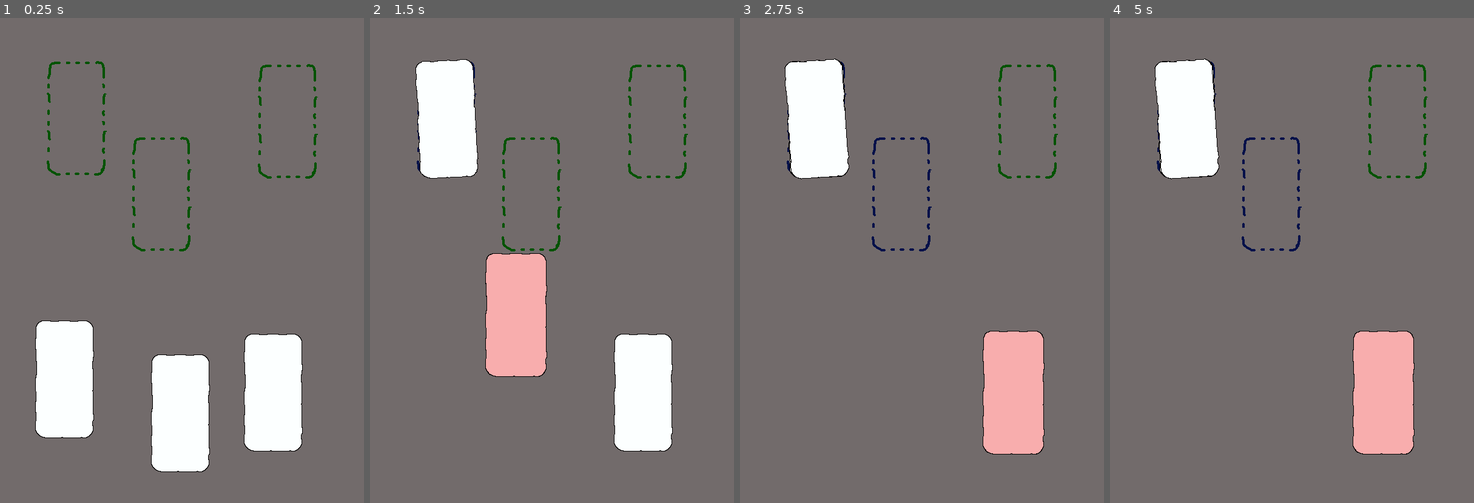
Above: before the commit, frames 1-4 (left to right).
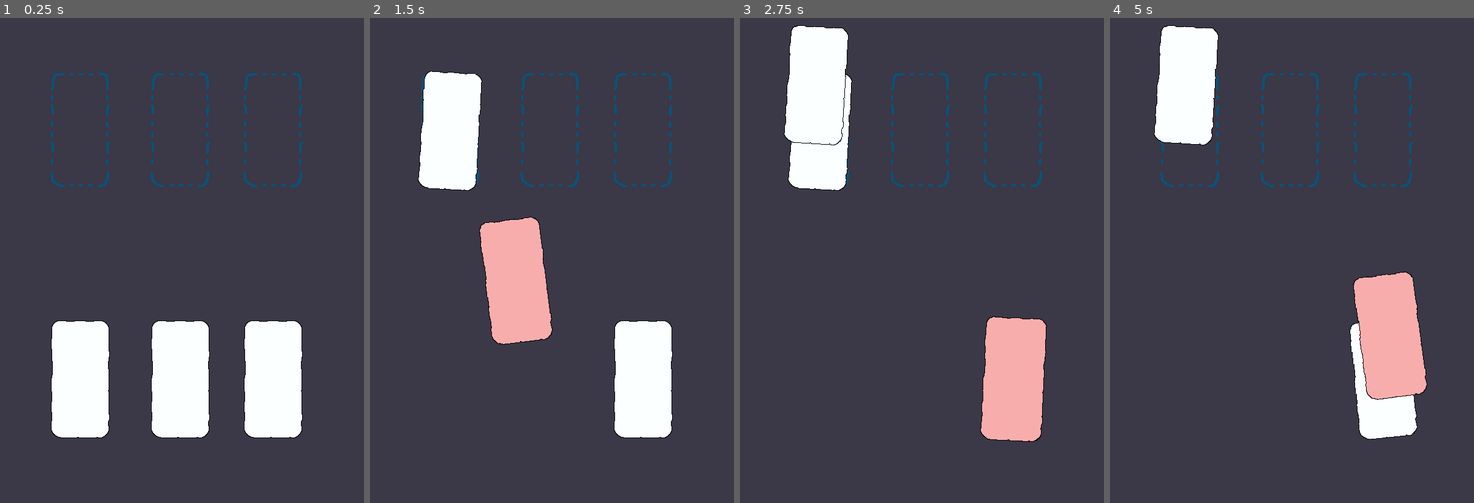
Above: after the commit, the same moments.

Repository: enricllagostera/card_system
Game: Godot game, scene res://TestScene.tscn
Same seed, same stepped clock (60 frames per second), same inputs: the game is played once before the commit and once after it.
Inputs (mouse positions are in pixels of both pictures, inside the frame that each line leads up to):
- Up to frame 1 (0.25 s): no input
- Up to frame 2 (1.5 s): tap Enter at 0.5 s; drag from (435, 376) to (446, 119) at 0.52 s; drag from (548, 410) to (446, 119) at 1.27 s
- Up to frame 3 (2.75 s): move the mouse to (1013, 391) at 2.02 s; click (1013, 391) at 2.17 s
- Up to frame 4 (5 s): tap Space at 2.75, 4.25 s; drag from (1273, 357) to (1270, 192) at 2.77 s; tap Enter at 3.5 s; move the mouse to (1401, 333) at 3.52 s; click (1401, 333) at 3.67 s; drag from (1182, 187) to (1383, 391) at 4.27 s

The runs differ from the first frame. In frame 1, 91% of the frame differs, in the area x 0-100%, y 0-100%; in frame 2, 91%; in frame 3, 93%; in frame 4, 96%.

Commit message:
better signal handling for holders and cards.

Diff:
--- a/Main.tscn
+++ /dev/null
@@ -1,20 +0,0 @@
-[gd_scene load_steps=3 format=2]
-
-[ext_resource path="res://CardSystem.tscn" type="PackedScene" id=1]
-[ext_resource path="res://MainTest.gd" type="Script" id=2]
-
-[node name="Main" type="Node"]
-script = ExtResource( 2 )
-
-[node name="CardSystem" parent="." instance=ExtResource( 1 )]
-
-[node name="Button" type="Button" parent="."]
-margin_left = 116.0
-margin_top = 164.0
-margin_right = 237.0
-margin_bottom = 193.0
-text = "Add holder"
-__meta__ = {
-"_edit_use_anchors_": false
-}
-[connection signal="button_up" from="Button" to="." method="_on_Button_button_up"]
--- a/MainTest.gd
+++ /dev/null
@@ -1,7 +0,0 @@
-extends Node
-
-
-
-func _on_Button_button_up():
-	$CardSystem.add_holder()
-	pass # Replace with function body.
--- a/TestScene.tscn
+++ b/TestScene.tscn
@@ -1,34 +1,35 @@
 [gd_scene load_steps=5 format=2]
 
-[ext_resource path="res://tall_card.tscn" type="PackedScene" id=1]
-[ext_resource path="res://holder.tscn" type="PackedScene" id=2]
+[ext_resource path="res://card-system/card.tscn" type="PackedScene" id=1]
+[ext_resource path="res://card-system/holder.tscn" type="PackedScene" id=2]
 [ext_resource path="res://audio/cardPlace3.ogg" type="AudioStream" id=3]
 [ext_resource path="res://holder_sfx_player.gd" type="Script" id=4]
 
 [node name="TestScene" type="Node2D"]
 
 [node name="Holder" parent="." instance=ExtResource( 2 )]
-margin_left = 76.181
-margin_top = 66.6584
-margin_right = 176.181
-margin_bottom = 266.658
+margin_left = 81.8039
+margin_top = 86.2991
+margin_right = 181.804
+margin_bottom = 286.299
 
 [node name="Holder2" parent="." instance=ExtResource( 2 )]
-margin_left = 216.3
-margin_top = 191.813
-margin_right = 316.3
-margin_bottom = 391.813
+margin_left = 246.562
+margin_top = 86.2991
+margin_right = 346.562
+margin_bottom = 286.299
 
 [node name="Holder3" parent="." instance=ExtResource( 2 )]
-margin_left = 424.437
-margin_top = 72.0999
-margin_right = 524.437
-margin_bottom = 272.1
+margin_left = 400.285
+margin_top = 86.2991
+margin_right = 500.285
+margin_bottom = 286.299
+capacity = 2
 
 [node name="CardDrag" parent="." instance=ExtResource( 1 )]
-margin_left = 56.1093
+margin_left = 81.8039
 margin_top = 495.845
-margin_right = 156.109
+margin_right = 181.804
 margin_bottom = 695.845
 
 [node name="CardDrag2" parent="." instance=ExtResource( 1 )]
@@ -37,19 +38,19 @@
 anchor_right = 0.5
 anchor_bottom = 0.5
 margin_left = 246.562
-margin_top = 551.62
+margin_top = 495.845
 margin_right = 346.562
-margin_bottom = 751.62
+margin_bottom = 695.845
 
 [node name="CardDrag3" parent="." instance=ExtResource( 1 )]
 margin_left = 400.285
-margin_top = 517.611
+margin_top = 495.845
 margin_right = 500.285
-margin_bottom = 717.611
+margin_bottom = 695.845
 
 [node name="AudioStreamPlayer" type="AudioStreamPlayer" parent="."]
 stream = ExtResource( 3 )
 script = ExtResource( 4 )
-[connection signal="card_dropped" from="Holder" to="AudioStreamPlayer" method="_on_Holder_card_dropped"]
-[connection signal="card_dropped" from="Holder2" to="AudioStreamPlayer" method="_on_Holder_card_dropped"]
-[connection signal="card_dropped" from="Holder3" to="AudioStreamPlayer" method="_on_Holder_card_dropped"]
+[connection signal="card_added" from="Holder" to="AudioStreamPlayer" method="_on_event_happened"]
+[connection signal="card_added" from="Holder2" to="AudioStreamPlayer" method="_on_event_happened"]
+[connection signal="card_added" from="Holder3" to="AudioStreamPlayer" method="_on_event_happened"]
--- a/tall_card.gd
+++ b/card-system/card.gd
@@ -1,12 +1,15 @@
 extends Control
 
 
-class_name DraggableCard
+class_name Card
 
 
-var is_grabbing
-var cursor_over
-var grabbed_offset
+const INTERACTION_ROTATION_RANGE := 8.0
+
+
+var _is_grabbing
+var _cursor_over
+var _grabbed_offset
 
 
 signal card_picked
@@ -14,29 +17,34 @@
 
 
 func _gui_input(event):
-	if event is InputEventMouseButton and cursor_over:
-		is_grabbing = event.pressed
+	if event is InputEventMouseButton and _cursor_over:
+		_is_grabbing = event.pressed
 		if event.pressed:
-			grabbed_offset = rect_position - get_global_mouse_position()
+			_grabbed_offset = rect_position - get_global_mouse_position()
 			print("pick")
-			emit_signal("card_picked")
+			_rotate_on_interaction()
+			emit_signal("card_picked", self)
 	if event is InputEventMouseButton:
 		if not event.pressed:
 			print("drop")
-			emit_signal("card_dropped")
+			_rotate_on_interaction()
+			emit_signal("card_dropped", self)
 
 
-func _process(delta):
-	$Visual.rect_scale = Vector2.ONE * 1.05 if cursor_over else Vector2.ONE
-	if Input.is_mouse_button_pressed(BUTTON_LEFT) and is_grabbing:
-		rect_position = get_global_mouse_position() + grabbed_offset
+func _rotate_on_interaction():
+	set_rotation(deg2rad (rand_range(-INTERACTION_ROTATION_RANGE, INTERACTION_ROTATION_RANGE)))
+
+
+func _process(_delta):
+	$Visual.rect_scale = Vector2.ONE * 1.05 if _cursor_over else Vector2.ONE
+	if Input.is_mouse_button_pressed(BUTTON_LEFT) and _is_grabbing:
+		rect_position = get_global_mouse_position() + _grabbed_offset
 
 
 func _ready():
 	rect_pivot_offset = rect_size / 2
 	$Visual.rect_pivot_offset = rect_size / 2
 	$Sensor.position = rect_pivot_offset
-	$Sensor
 	connect("mouse_entered", self, "_on_mouse_entered")
 	connect("mouse_exited", self, "_on_mouse_exited")
 	$Sensor.connect("area_entered", self, "_on_card_entered_area")
@@ -45,25 +53,24 @@
 
 
 func _on_mouse_entered():
-	cursor_over = true
+	_cursor_over = true
 	get_parent().move_child(self, get_parent().get_child_count()-1)
 	$AnimationPlayer.play("hover")
 
 
 func _on_mouse_exited():
-	cursor_over = false
+	_cursor_over = false
 	$AnimationPlayer.play("idle")
 
 
 func _on_card_entered_area(area):
 	if area is HolderArea:
 		area.holder.emit_signal("card_entered", self)
-		self.connect("card_dropped", area.holder, "_on_card_dropped", [self])
-		print("card entered holder")
-
 
 func _on_card_exited_area(area):
 	if area is HolderArea:
 		area.holder.emit_signal("card_exited", self)
-		self.disconnect("card_dropped", area.holder, "_on_card_dropped")
-		print("card exited holder")
+
+
+func overlaps(holder) -> bool:
+	return $Sensor.overlaps_area (holder.get_sensor())
--- a/tall_card.tscn
+++ b/card-system/card.tscn
@@ -1,7 +1,7 @@
 [gd_scene load_steps=6 format=2]
 
 [ext_resource path="res://images/tall-card.png" type="Texture" id=1]
-[ext_resource path="res://tall_card.gd" type="Script" id=2]
+[ext_resource path="res://card-system/card.gd" type="Script" id=2]
 
 [sub_resource type="Animation" id=1]
 resource_name = "hover"
@@ -39,7 +39,7 @@
 [sub_resource type="RectangleShape2D" id=3]
 extents = Vector2( 50, 100 )
 
-[node name="DraggableCard" type="Control"]
+[node name="Card" type="Control"]
 margin_left = -50.0
 margin_top = -100.0
 margin_right = 50.0
--- /dev/null
+++ b/card-system/holder.gd
@@ -0,0 +1,97 @@
+extends Control
+
+
+class_name Holder
+
+
+var _is_hover = false
+var _is_on_holder = false
+var _cards = []
+
+
+export(int) var capacity = 1
+export(bool) var snap_on_drop = true
+
+
+signal card_added
+signal card_entered
+signal card_exited
+signal card_removed
+
+
+func _ready():
+	rect_pivot_offset = rect_size / 2
+	$Sensor.holder = self
+	$Sensor.position = rect_pivot_offset
+	$Visual.rect_pivot_offset = rect_pivot_offset
+	_is_hover = false
+	connect("card_entered", self, "_on_card_entered")
+	connect("card_exited", self, "_on_card_exited")
+	connect("card_removed", self, "_on_card_removed")
+
+
+func _highlight_top_card():
+	if _cards.size() == 0:
+		return
+	for card in _cards:
+		card.mouse_filter = MOUSE_FILTER_IGNORE
+		card.modulate = Color.black
+	_cards.back().modulate = Color.white
+	_cards.back().mouse_filter = MOUSE_FILTER_STOP
+
+
+func _snap(card):
+	if snap_on_drop:
+		$Tween.interpolate_property(card, "rect_position", card.rect_position, self.rect_global_position, 0.1, Tween.TRANS_SINE)
+		$Tween.start()
+
+
+func _add_card(card):
+	_cards.append(card)
+	_snap(card)
+	_highlight_top_card()
+	print("added card: ", card)
+	emit_signal("card_added")
+
+
+func _on_card_entered(card):
+	if not has_card(card):
+		card.connect("card_dropped", self, "_on_card_dropped")
+
+func _on_card_exited(card):
+	if not has_card(card):
+		card.disconnect("card_dropped", self, "_on_card_dropped")
+
+
+func _on_card_removed(card):
+	card.disconnect("card_dropped", self, "_on_card_dropped")
+	print("card removed: ", str(card))
+	if _cards.size() > 0 and card == _cards.back():
+		_cards.pop_back()
+	card.modulate = Color.white
+	_highlight_top_card()
+
+
+func _on_card_dropped(card):
+	print("card dropped: ", str(card))
+
+	if not has_card(card) and _cards.size() + 1 <= capacity:
+		_add_card(card)
+		return
+
+	if has_card(card):
+		if card.overlaps(self):
+			print("card already on holder: ", str(card))
+			_snap(card)
+			_highlight_top_card()
+			return
+		emit_signal("card_removed", card)
+		return;
+
+
+func get_sensor():
+	return $Sensor
+
+
+func has_card(card):
+	return _cards.has(card)
--- a/holder.tscn
+++ b/card-system/holder.tscn
@@ -1,8 +1,9 @@
 [gd_scene load_steps=5 format=2]
 
 [ext_resource path="res://images/tall-holder.png" type="Texture" id=1]
-[ext_resource path="res://holder.gd" type="Script" id=2]
-[ext_resource path="res://holder_area.gd" type="Script" id=3]
+[ext_resource path="res://card-system/holder.gd" type="Script" id=2]
+[ext_resource path="res://card-system/holder_area.gd" type="Script" id=3]
+
 
 [sub_resource type="RectangleShape2D" id=1]
 extents = Vector2( 50, 100 )
--- a/holder_area.gd
+++ b/card-system/holder_area.gd
@@ -2,4 +2,4 @@
 
 class_name HolderArea
 
-var holder: Holder
+var holder:Holder
--- a/card.gd
+++ /dev/null
@@ -1,17 +0,0 @@
-class_name Card
-extends Control
-
-enum Reveal {
-	FACE_DOWN,
-	FACE_UP,
-}
-
-enum Action {
-	IDLE,
-	SELECTED
-}
-
-export(Reveal) var reveal = Reveal.FACE_DOWN
-export(Action) var action = Action.IDLE
-
-var id
--- a/card.tscn
+++ /dev/null
@@ -1,23 +0,0 @@
-[gd_scene load_steps=3 format=2]
-
-[ext_resource path="res://card.gd" type="Script" id=1]
-
-[sub_resource type="StyleBoxFlat" id=1]
-bg_color = Color( 0.819608, 0.356863, 0.356863, 1 )
-
-[node name="Card" type="Panel"]
-anchor_left = 0.5
-anchor_top = 0.5
-anchor_right = 0.5
-anchor_bottom = 0.5
-margin_left = -300.0
-margin_top = -400.0
-margin_right = -160.0
-margin_bottom = -200.0
-size_flags_horizontal = 0
-size_flags_vertical = 0
-custom_styles/panel = SubResource( 1 )
-script = ExtResource( 1 )
-__meta__ = {
-"_edit_use_anchors_": false
-}
--- a/card_holder.gd
+++ /dev/null
@@ -1,8 +0,0 @@
-extends Control
-
-var card:Card = null
-
-func _process(delta):
-	if not card:
-		return
-	card.rect_position = lerp(card.rect_position, rect_position, delta * 10)
--- a/card_holder.tscn
+++ /dev/null
@@ -1,17 +0,0 @@
-[gd_scene load_steps=3 format=2]
-
-[ext_resource path="res://card_holder.gd" type="Script" id=1]
-
-[sub_resource type="StyleBoxFlat" id=1]
-
-[node name="Holder" type="Panel"]
-margin_right = 140.0
-margin_bottom = 200.0
-rect_min_size = Vector2( 140, 170 )
-size_flags_horizontal = 0
-size_flags_vertical = 0
-custom_styles/panel = SubResource( 1 )
-script = ExtResource( 1 )
-__meta__ = {
-"_edit_use_anchors_": false
-}
--- a/card_system.gd
+++ /dev/null
@@ -1,68 +0,0 @@
-extends Control
-
-
-export(int) var holder_count = 3
-export(PackedScene) var holder_prefab
-export (PackedScene) var card_prefab
-
-
-var _holders := []
-var _hand := []
-
-
-func _ready():
-	var holder_distance_x = rect_size.x / holder_count
-	for i in range(0, holder_count):
-		var new_holder = holder_prefab.instance()
-		add_child(new_holder)
-		var offset_x = (holder_distance_x - new_holder.rect_size.x) /2
-		new_holder.rect_position = Vector2(i * holder_distance_x + offset_x, 0)
-		new_holder.connect("mouse_entered", self, "_on_holder_mouse_entered", [new_holder]
-		)
-		new_holder.connect("mouse_exited", self, "_on_holder_mouse_exited", [new_holder])
-		_holders.append(new_holder)
-
-
-func add_card():
-	var empty_card_index = _find_empty_holder()
-	if empty_card_index < 0:
-		return
-
-	var new_card = card_prefab.instance() as Card
-	new_card.id = OS.get_unique_id()
-	_hand.append(new_card)
-	_holders[empty_card_index].card = new_card
-	add_child(new_card)
-
-
-func remove_card_at(index):
-	if index < 0 or index > _hand.size():
-		return
-
-	var removed_card = _hand[index]
-	_hand.remove(index)
-	_holders[index].card = null
-	remove_child(removed_card)
-
-
-func _find_empty_holder() -> int:
-	for i in range(_holders.size()):
-		if _holders[i].card == null:
-			return i
-	return -1
-
-
-func _on_holder_mouse_entered(holder):
-	holder.rect_position.y -= 10
-
-
-func _on_holder_mouse_exited(holder):
-	holder.rect_position.y = 0
-
-
-func _on_AddCardButton_button_down():
-	add_card()
-
-
-func _on_RemoveCardButton_button_down():
-	remove_card_at(_hand.size()-1)
--- a/card_system.tscn
+++ /dev/null
@@ -1,42 +0,0 @@
-[gd_scene load_steps=4 format=2]
-
-[ext_resource path="res://card_system.gd" type="Script" id=1]
-[ext_resource path="res://card_holder.tscn" type="PackedScene" id=2]
-[ext_resource path="res://card.tscn" type="PackedScene" id=3]
-
-[node name="CardSystem" type="Control"]
-anchor_top = 1.0
-anchor_bottom = 1.0
-margin_top = -200.0
-margin_right = 600.0
-size_flags_horizontal = 0
-size_flags_vertical = 0
-script = ExtResource( 1 )
-__meta__ = {
-"_edit_use_anchors_": false
-}
-holder_count = 4
-holder_prefab = ExtResource( 2 )
-card_prefab = ExtResource( 3 )
-
-[node name="AddCardButton" type="Button" parent="."]
-margin_left = 85.0
-margin_top = -301.0
-margin_right = 195.0
-margin_bottom = -258.0
-text = "Add card to hand"
-__meta__ = {
-"_edit_use_anchors_": false
-}
-
-[node name="RemoveCardButton" type="Button" parent="."]
-margin_left = 237.735
-margin_top = -301.0
-margin_right = 384.735
-margin_bottom = -258.0
-text = "Remove card from hand"
-__meta__ = {
-"_edit_use_anchors_": false
-}
-[connection signal="button_down" from="AddCardButton" to="." method="_on_AddCardButton_button_down"]
-[connection signal="button_down" from="RemoveCardButton" to="." method="_on_RemoveCardButton_button_down"]
--- a/holder.gd
+++ /dev/null
@@ -1,50 +0,0 @@
-extends Control
-
-class_name Holder
-
-var _is_hover = false
-
-export(bool) var snap_on_drop = true
-
-signal card_entered
-signal card_exited
-signal card_dropped
-
-
-func _ready():
-	$Sensor.holder = self
-	rect_pivot_offset = rect_size / 2
-	$Visual.rect_pivot_offset = rect_size / 2
-	$Sensor.position = rect_pivot_offset
-	$Sensor.connect("area_entered", self, "_on_card_entered")
-	$Sensor.connect("card_exited", self, "_on_card_exited")
-	_is_hover = false
-
-
-func _process(delta):
-#	print (_is_hover)
-	if _is_hover:
-		$Visual.modulate = Color.rebeccapurple
-	else:
-		$Visual.modulate = Color.green
-
-
-func _on_card_entered(card_area):
-#	print("card entered holder 2: ")
-#	print(card_area)
-	_is_hover = true
-
-
-func _on_card_exited(card_area):
-#	print("card exited holder: ")
-#	print(card_area)
-	_is_hover = false
-
-
-func _on_card_dropped(card):
-	emit_signal("card_dropped")
-	print("dropped card: ", card)
-	if snap_on_drop:
-		$Tween.interpolate_property(card, "rect_position", card.rect_position, self.rect_global_position, 0.1, Tween.TRANS_SINE)
-		card.set_rotation(deg2rad (rand_range(-5.0, 5.0)))
-		$Tween.start()
--- a/holder_sfx_player.gd
+++ b/holder_sfx_player.gd
@@ -1,5 +1,8 @@
 extends AudioStreamPlayer
 
-func _on_Holder_card_dropped():
-	pitch_scale = rand_range(0.9, 1.1)
-	play(0.36)
+export(float) var offset = 0.36
+export(float) var pitch_variation_range = 0.2
+
+func _on_event_happened():
+	pitch_scale = rand_range(1-pitch_variation_range/2, 1 + pitch_variation_range/2)
+	play(offset)
--- a/project.godot
+++ b/project.godot
@@ -12,26 +12,20 @@
 "base": "Control",
 "class": "Card",
 "language": "GDScript",
-"path": "res://card.gd"
-}, {
-"base": "Control",
-"class": "DraggableCard",
-"language": "GDScript",
-"path": "res://tall_card.gd"
+"path": "res://card-system/card.gd"
 }, {
 "base": "Control",
 "class": "Holder",
 "language": "GDScript",
-"path": "res://holder.gd"
+"path": "res://card-system/holder.gd"
 }, {
 "base": "Area2D",
 "class": "HolderArea",
 "language": "GDScript",
-"path": "res://holder_area.gd"
+"path": "res://card-system/holder_area.gd"
 } ]
 _global_script_class_icons={
 "Card": "",
-"DraggableCard": "",
 "Holder": "",
 "HolderArea": ""
 }
@@ -40,7 +34,6 @@
 
 config/name="CardSystem"
 run/main_scene="res://TestScene.tscn"
-config/icon="res://icon.png"
 
 [display]
 
@@ -53,5 +46,5 @@
 
 [rendering]
 
-environment/default_clear_color=Color( 0.45098, 0.423529, 0.423529, 1 )
+environment/default_clear_color=Color( 0.235294, 0.223529, 0.282353, 1 )
 environment/default_environment="res://default_env.tres"
Binary file removed: icon.png
Not shown, removed: icon.png.import
